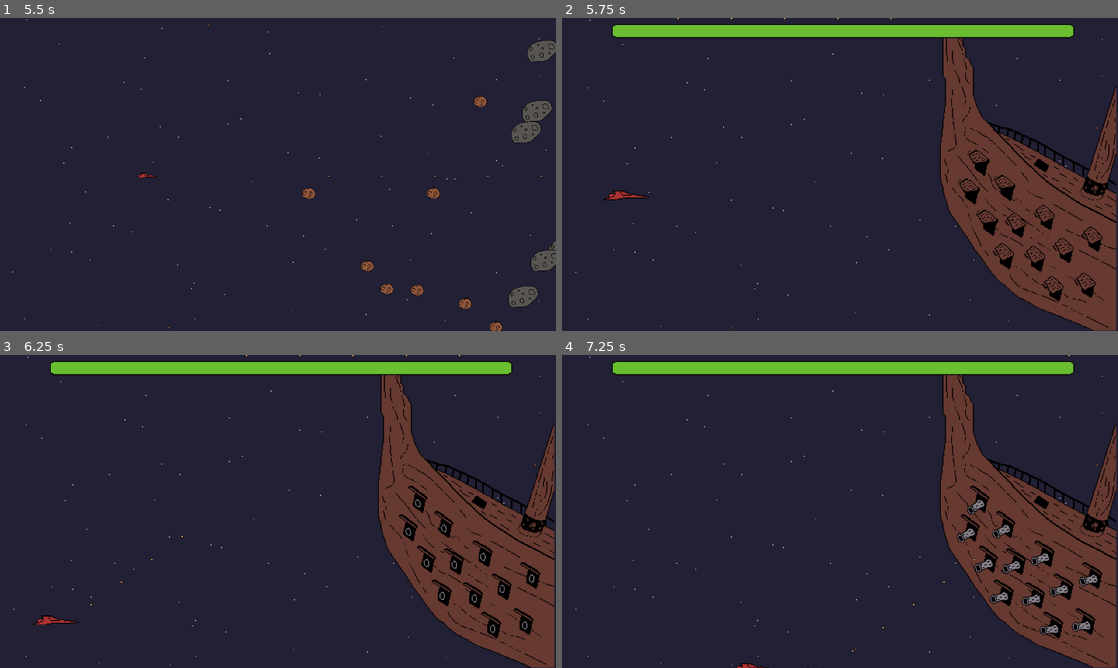
Above: before the commit, frames 1-4 (two rows, left to right).
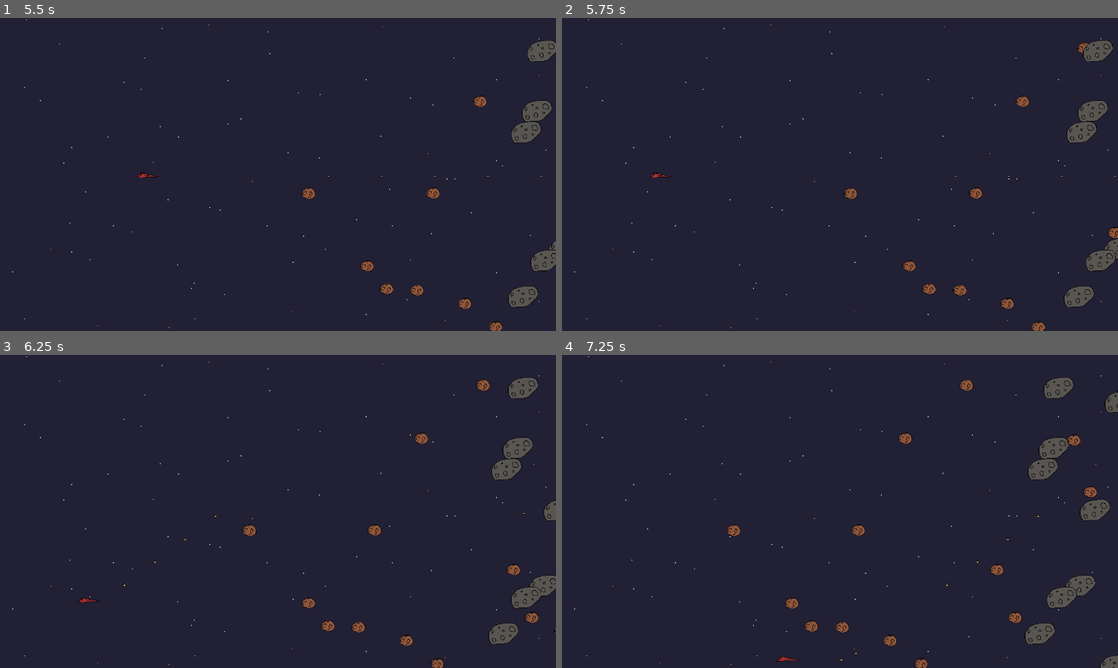
Above: after the commit, the same moments.

Repository: Chovz/mini-jam-203-flow
Game: Godot game, scene res://Scenes/Logic/game_manager.tscn
Same seed, same stepped clock (60 frames per second), same inputs: the game is played once before the commit and once after it.
Inputs:
- Up to frame 1 (5.5 s): click "Start" at 0.5 s; tap Enter at 1.25 s; hold D (Move_Right) 1.28-2.03 s; hold J (Attack) 1.28-2.03 s; tap Space at 2 s; hold S (Move_Down) 2.03-2.78 s; tap J (Attack) at 2.1, 3.6, 5.1 s; hold D (Move_Right) 2.78-3.53 s; hold J (Attack) 2.78-3.53 s; hold W (Move_Up) 3.53-4.28 s; hold J (Attack) 4.28-5.03 s; hold A (Move_Left) from 4.28 s (still down)
- Up to frame 2 (5.75 s): keep holding A (Move_Left)
- Up to frame 3 (6.25 s): release A (Move_Left) at 5.78 s; hold S (Move_Down) from 5.78 s (still down); hold J (Attack) from 5.78 s (still down)
- Up to frame 4 (7.25 s): release S (Move_Down) at 6.53 s; release J (Attack) at 6.53 s; hold D (Move_Right) from 6.53 s (still down); tap J (Attack) at 6.6 s

Frame 1 is identical in both runs. In frame 2, 22% of the frame differs, in the area x 2-100%, y 0-100%; in frame 3, 22%; in frame 4, 22%.

Commit message:
Reset seconds before boss fight.

Diff:
--- a/Scripts/Logic/game_manager.gd
+++ b/Scripts/Logic/game_manager.gd
@@ -115,7 +115,7 @@
 	if in_game and not lose_state:
 		in_game_seconds_passed += 1
 
-	if in_game_seconds_passed >= 5:
+	if in_game_seconds_passed >= 60:
 		set_boss_battle()
 		pass
 
